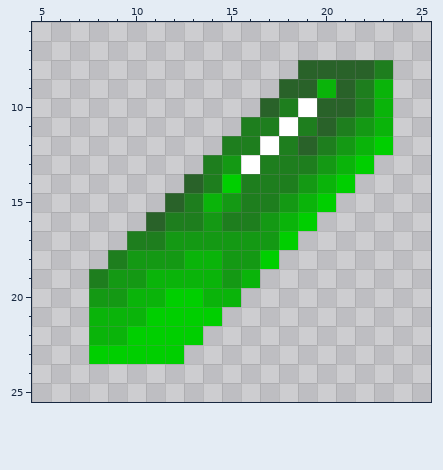
Two states of a pixel-art sprite, assets/items/texture/gem.earth.png. This is how it looked before the edit.
The file is 32x32 pixels. Shown: x 5..25, y 6..25.
After the commit:
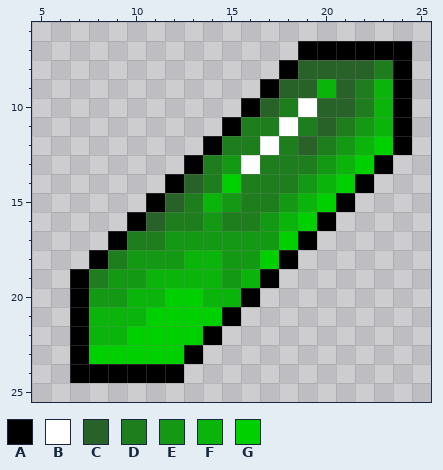
Palette (. is transparent): A #000000  B #ffffff  C #296229  D #1e7e1e  E #149914  F #0ab40a  G #00cf00
The commit says: nicer gems
From old to new:
@@ x 5..25 @@
  6 .....................
- 7 .....................
- 8 ..............CCCCD..
- 9 .............CCFCDF..
-10 ............CDBCCDF..
-11 ...........DDBDCDEF..
-12 ..........DDBDCDEFG..
-13 .........DEBDDDEFG...
-14 ........CDGDDDEFG....
-15 .......CDFEDDEFG.....
-16 ......CDDEDDEFG......
-17 .....DDEEEEEEG.......
-18 ....DEEEFFEEG........
-19 ...DEEFFFFEF.........
-20 ...EEFFGGFF..........
-21 ...FFFGGGG...........
-22 ...FFGGGG............
-23 ...GGGGG.............
-24 .....................
+ 7 ..............AAAAAA.
+ 8 .............ACCCCDA.
+ 9 ............ACCFCDFA.
+10 ...........ACDBCCDFA.
+11 ..........ADDBDCDEFA.
+12 .........ADDBDCDEFGA.
+13 ........ADEBDDDEFGA..
+14 .......ACDGDDDEFGA...
+15 ......ACDFEDDEFGA....
+16 .....ACDDEDDEFGA.....
+17 ....ADDEEEEEEGA......
+18 ...ADEEEFFEEGA.......
+19 ..ADEEFFFFEFA........
+20 ..AEEFFGGFFA.........
+21 ..AFFFGGGGA..........
+22 ..AFFGGGGA...........
+23 ..AGGGGGA............
+24 ..AAAAAA.............
 25 .....................
Where, in picture pixels (left, top, right, bottom), the same in both pictures:
added: (70, 41, 412, 383)
